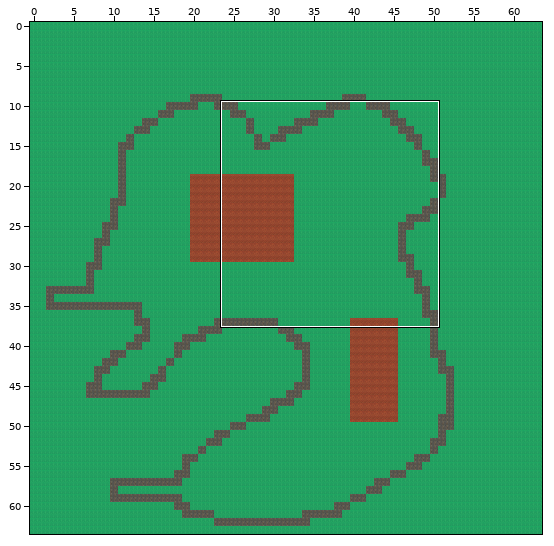
One commit to this Tiled map: assets/tiled/mapFarm3.tmx. The first picture is a wide view before the edit; the outline marks the close-up.
Close-up. Before the edit:
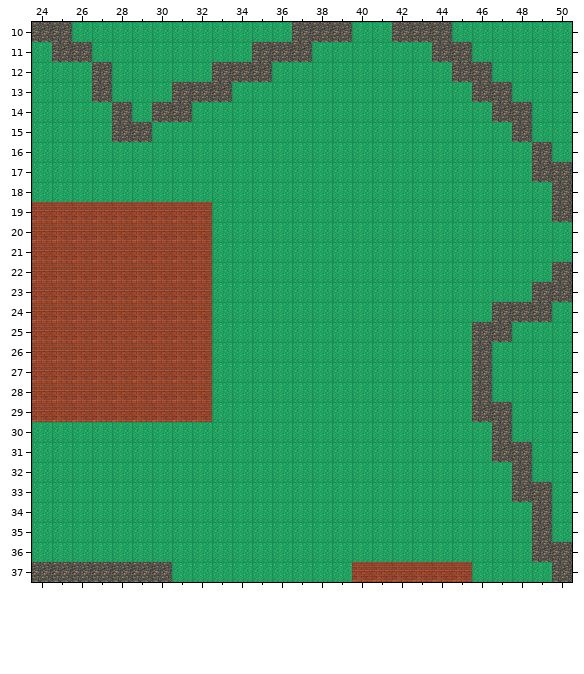
Cells are 64x64 px. Shown: x 24..50, y 10..37. The commit also changed other parts of the map, which this record leaves out.
The same view after the edit:
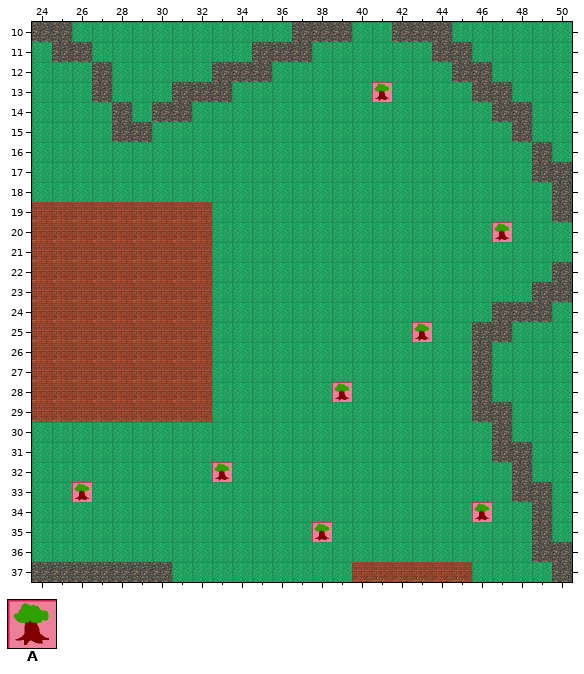
Key: from "tileset": A 10.
_ is an empty cell.
The exact change:
Layer "walls":
Tile A now appears in row 13 at x 41; in row 20 at x 47; in row 25 at x 43; in row 28 at x 39; in row 32 at x 33; in row 33 at x 26.
Tile A now appears in row 34 at x 46; in row 35 at x 38.
